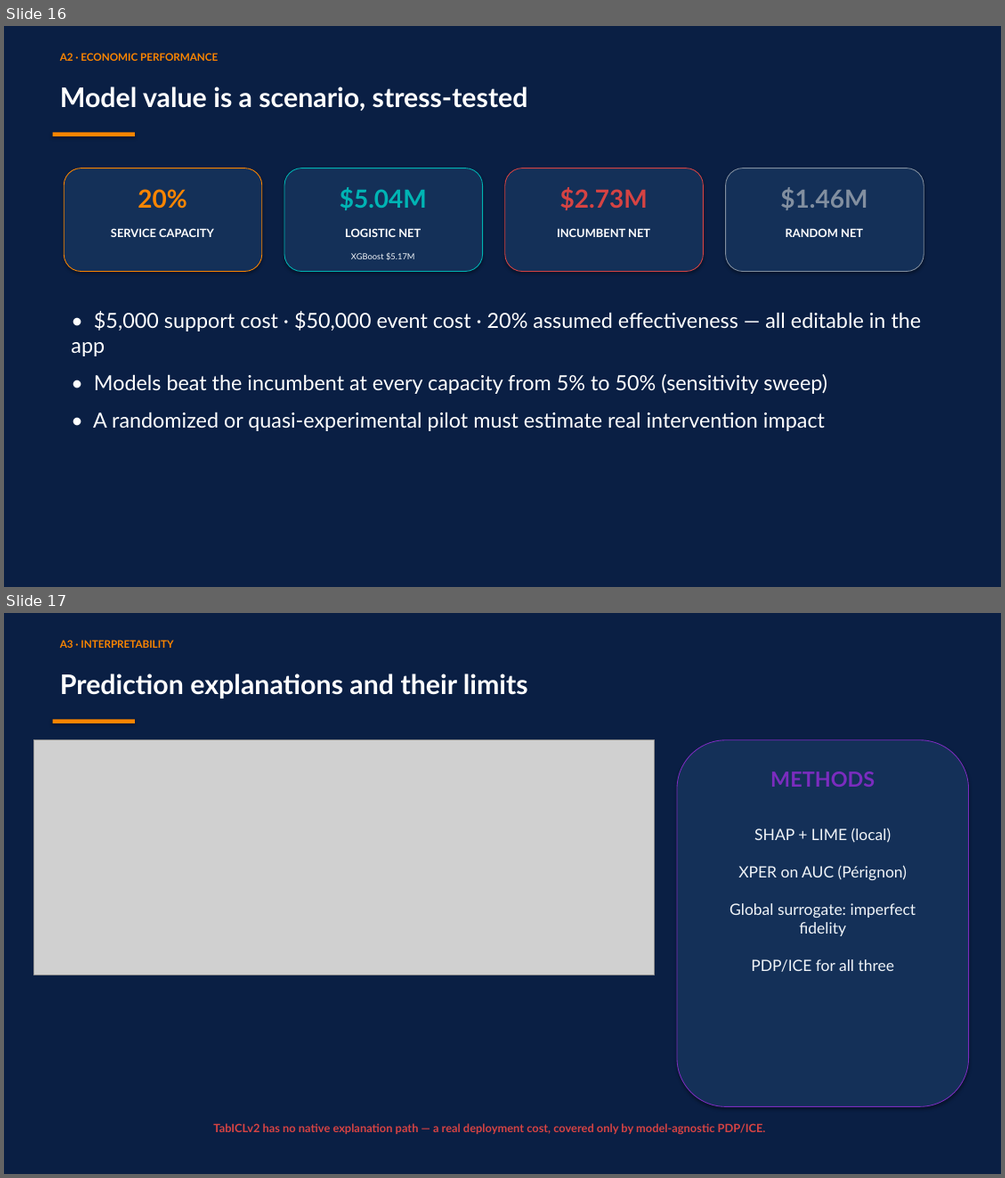
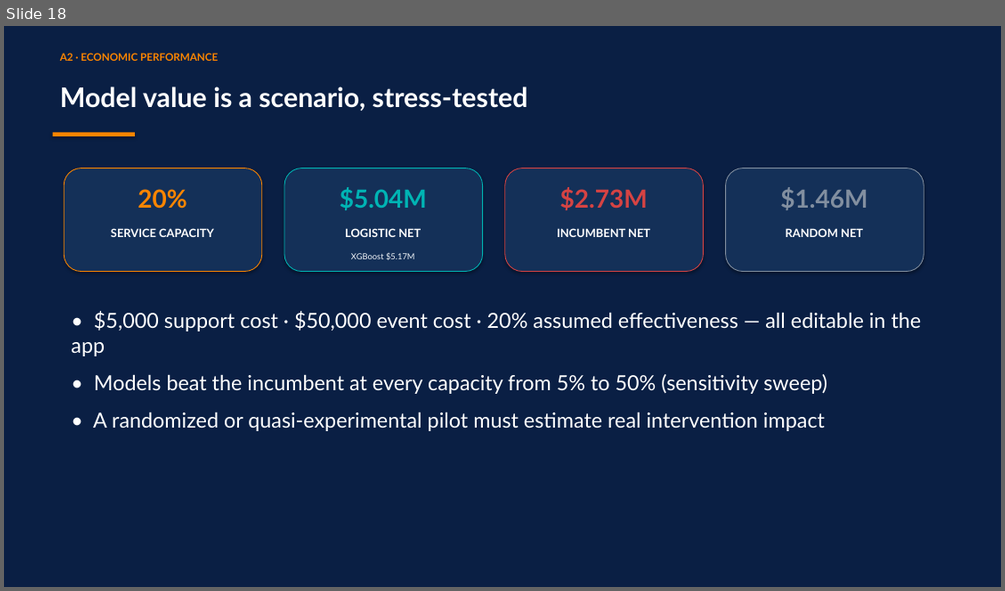
Before and after one commit to RyanBalech/recidivism-forecasting-analysis, a slide deck: reports/ISAF_Recidivism_Presentation.pptx. Shown one above the other, each under a label of ours: slides 16 and 17 before the commit, slide 18 after it. The pictures are 1005x1178 and 1005x591 pixels, drawn with LibreOffice and Linux fonts; fonts in the diff are those of the drawing; grey boxes stand for pictures. Boxes give left, top, right and bottom in pixels: in the first picture for what was removed or moved away, otherwise in the second. Text is boxed around its words. In the diff, an @@ line names an element or a change of style, - is before the commit and + after.

```diff
--- a/reports/ISAF_Recidivism_Presentation.pptx
+++ b/reports/ISAF_Recidivism_Presentation.pptx
@@ slide 17 removed at bbox=[4, 613, 1001, 1174], background #0A1F44 @@
@@ text removed at bbox=[60, 640, 173, 648] @@
-A3 · INTERPRETABILITY
@@ text removed at bbox=[60, 674, 528, 698] @@
-Prediction explanations and their limits
@@ rectangle removed at bbox=[53, 719, 135, 723] @@
@@ picture removed at bbox=[34, 740, 655, 975] @@
@@ rounded rectangle removed at bbox=[677, 740, 969, 1107] @@
@@ text removed at bbox=[770, 771, 874, 787] @@
-METHODS
@@ text removed at bbox=[729, 827, 916, 972] @@
-SHAP + LIME (local)
-XPER on AUC (Pérignon)
-Global surrogate: imperfect fidelity
-PDP/ICE for all three
@@ text removed at bbox=[213, 1123, 766, 1135] @@
-TabICLv2 has no native explanation path — a real deployment cost, covered only by model-agnostic PDP/ICE.
@@ what was slide 16 is now slide 18 @@
```
Also in this commit, not shown: 14 slides changed, 1 slide added, 3 other files.
